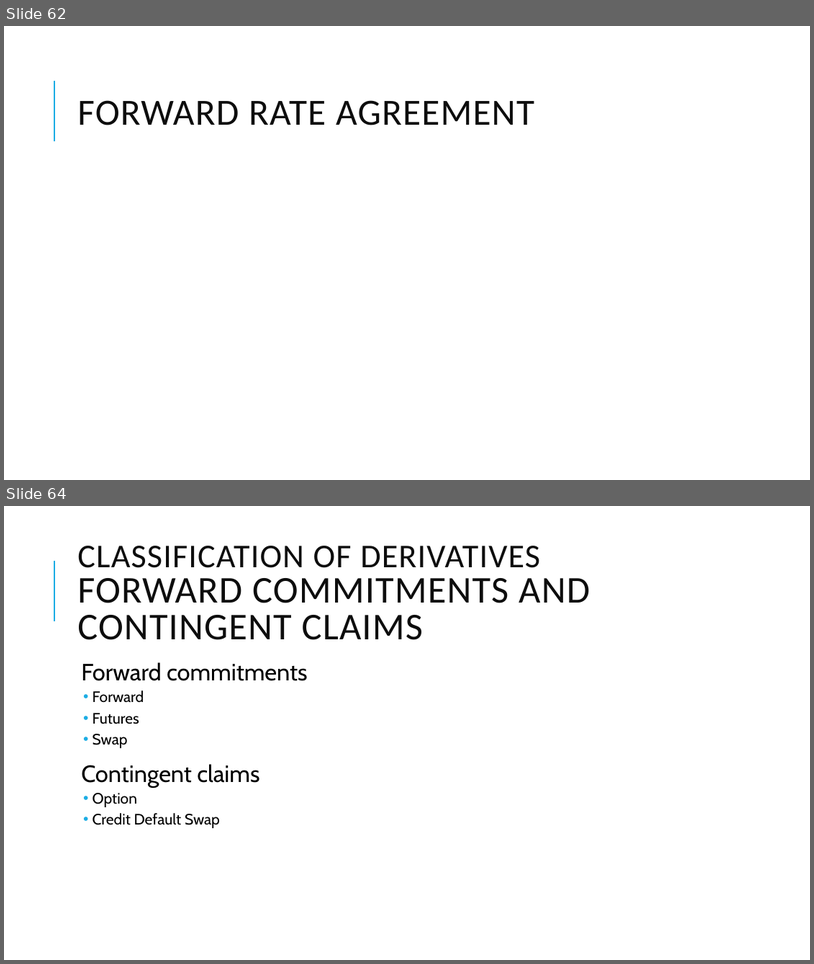
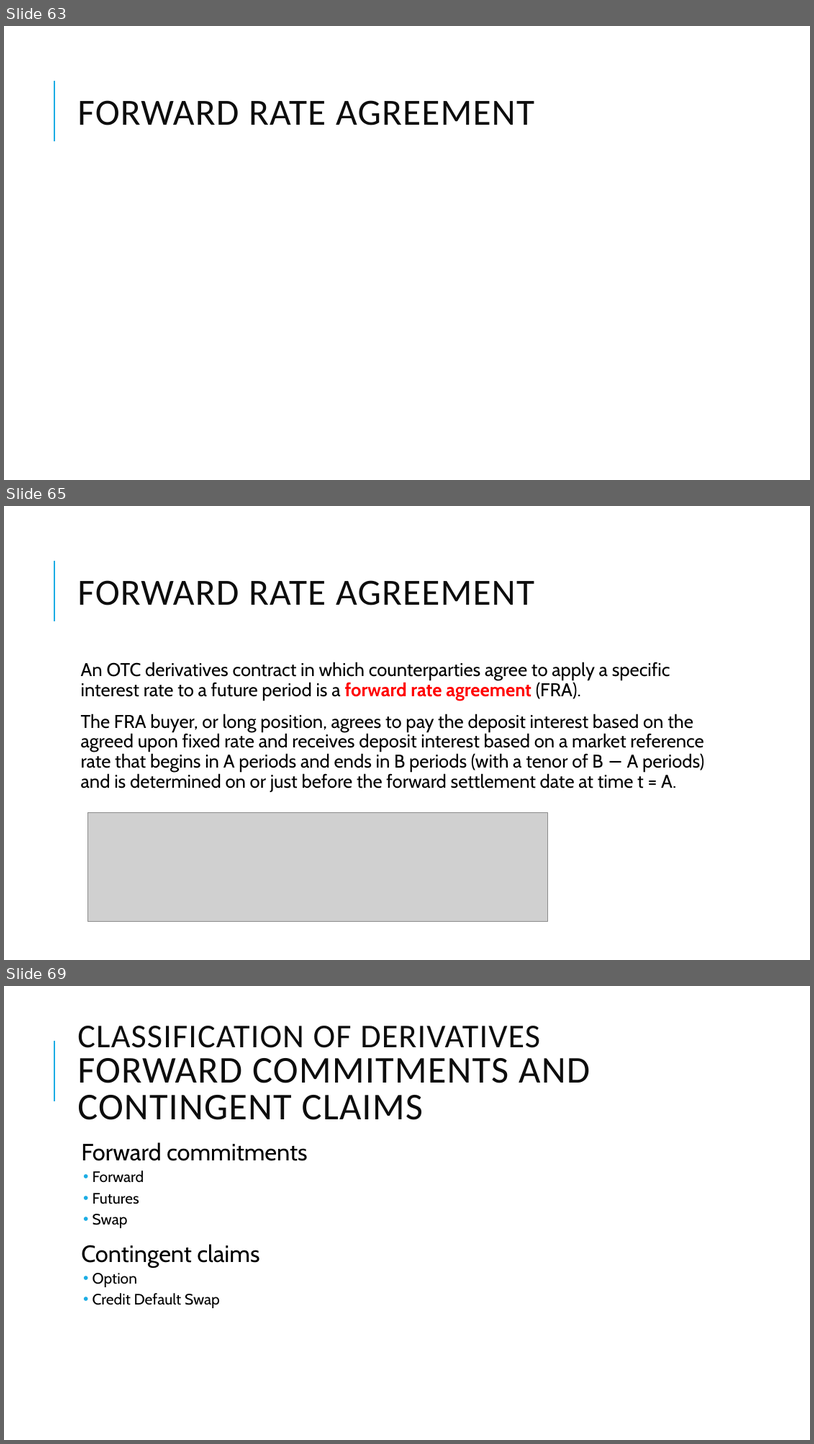
Before and after one commit to Isco0530/data, a slide deck: Derivatives.pptx. Shown one above the other, each under a label of ours: slides 62 and 64 before the commit, slides 63, 65 and 69 after it; the slides between them are not shown. The pictures are 814x964 and 814x1444 pixels, drawn with LibreOffice and Linux fonts; fonts in the diff are those of the drawing; grey boxes stand for pictures. Boxes give left, top, right and bottom in pixels: in the first picture for what was removed or moved away, otherwise in the second. Text is boxed around its words. In the diff, an @@ line names an element or a change of style, - is before the commit and + after.

```diff
--- a/Derivatives.pptx
+++ b/Derivatives.pptx
@@ slide 65 added at (x1=4, y1=506, x2=810, y2=960), background #FFFFFF; not listed: 1 template element that a slide beside it also shows @@
@@ title added at (x1=77, y1=580, x2=535, y2=605), 44 pt, text #0D0D0D @@
+FORWARD RATE AGREEMENT
@@ text added at (x1=81, y1=662, x2=705, y2=791), 22 pt, text #000000 @@
+  An OTC derivatives contract in which counterparties agree to apply a specific interest rate to a future period is a forward rate agreement (FRA).
+  The FRA buyer, or long position, agrees to pay the deposit interest based on the agreed upon fixed rate and receives deposit interest based on a market reference rate that begins in A periods and ends in B periods (with a tenor of B − A periods) and is determined on or just before the forward settlement date at time t = A.
@@ picture added at (x1=88, y1=812, x2=548, y2=921) @@
@@ what was slide 62 is now slide 63 @@
@@ what was slide 64 is now slide 69 @@
```
Also in this commit, not shown: 6 other slides added, 2 slides removed, 1 other file.
